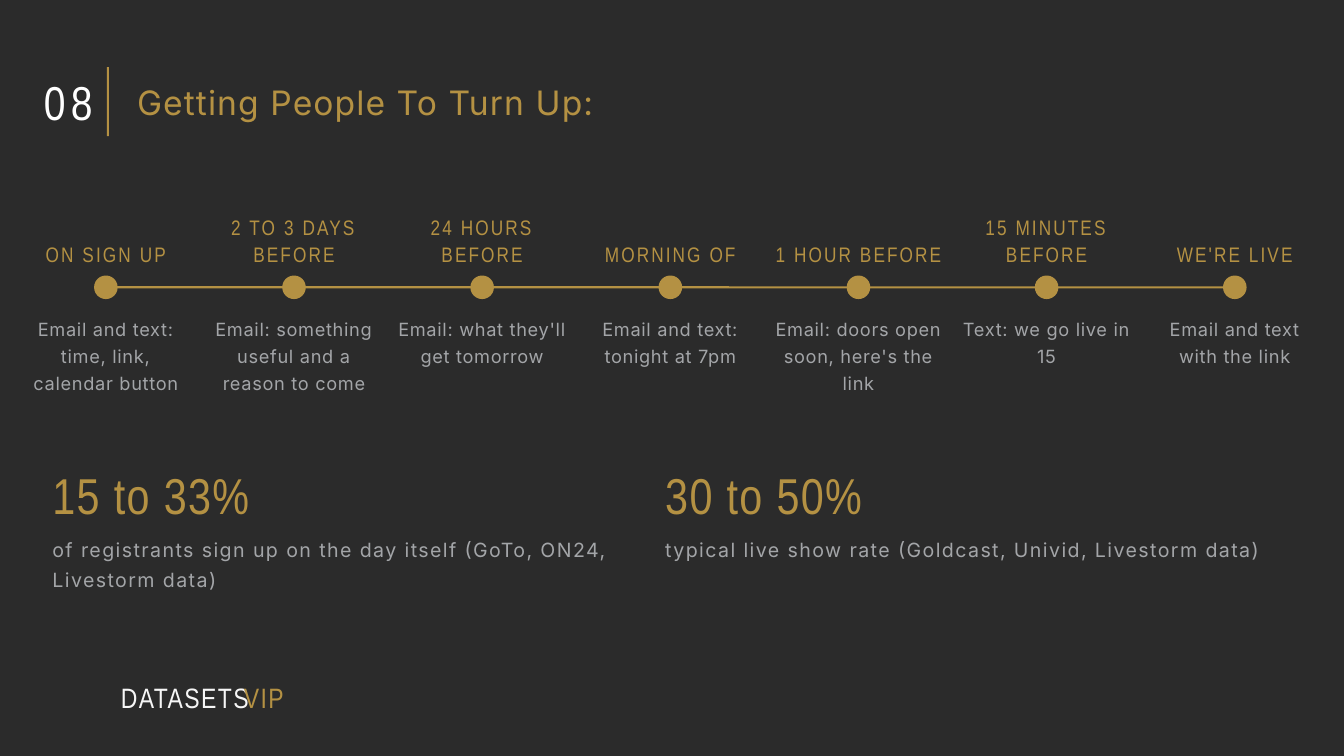
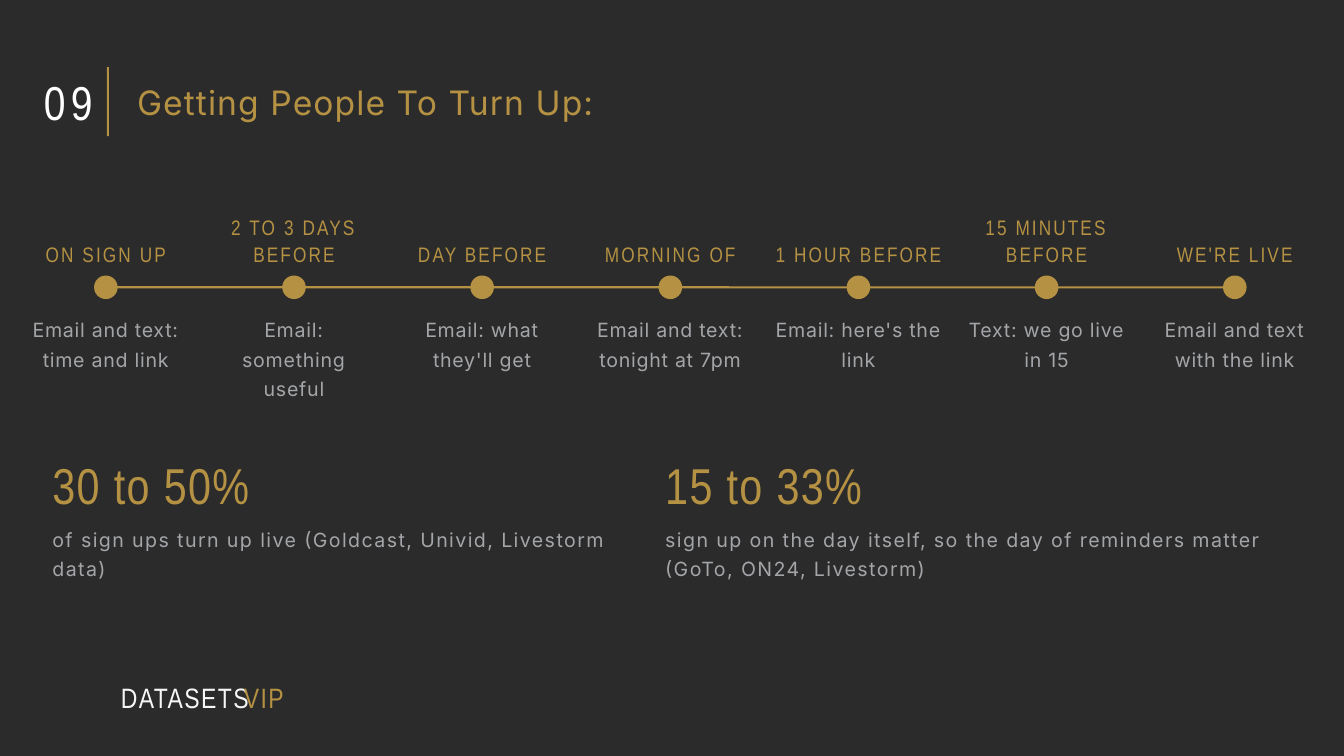
Before and after one commit to NMD2K15/nayscale-landing, a slide deck: slide 12 of vip/webinar-growth-specialist/The Webinar Growth Specialist.pptx (slide 10 before the commit). Drawn at 1344x756 pixels with LibreOffice and Linux fonts; fonts in the diff are those of the drawing; background and template pictures are left out; a plain dark background stands for a picture behind light text. Boxes give left, top, right and bottom in pixels: in the first picture for what was removed or moved away, otherwise in the second. Text is boxed around its words. In the diff, an @@ line names an element or a change of style, - is before the commit and + after.

```diff
--- a/vip/webinar-growth-specialist/The Webinar Growth Specialist.pptx
+++ b/vip/webinar-growth-specialist/The Webinar Growth Specialist.pptx
@@ text at bbox=[44, 87, 93, 121]: text changed @@
-08
+09
@@ text at bbox=[431, 220, 452, 235]: text changed @@
-24 HOURS BEFORE
+DAY BEFORE
@@ text at bbox=[33, 322, 178, 367]: text changed; size 13 to 14 pt @@
-Email and text: time, link, calendar button
+Email and text: time and link
@@ text at bbox=[242, 322, 345, 396]: text changed; size 13 to 14 pt @@
-Email: something useful and a reason to come
+Email: something useful
@@ text at bbox=[425, 322, 538, 371]: text changed; size 13 to 14 pt @@
-Email: what they'll get tomorrow
+Email: what they'll get
@@ text at bbox=[776, 322, 940, 367]: text changed; size 13 to 14 pt @@
-Email: doors open soon, here's the link
+Email: here's the link
@@ size 13 to 14 pt in 3 elements at bbox=[597, 322, 742, 371], bbox=[969, 322, 1124, 367], bbox=[1165, 322, 1304, 367] @@
@@ text at bbox=[52, 469, 249, 505]: text changed @@
-15 to 33%
+30 to 50%
@@ text at bbox=[665, 469, 862, 505]: text changed @@
-30 to 50%
+15 to 33%
@@ text at bbox=[52, 531, 603, 579]: text changed @@
-of registrants sign up on the day itself (GoTo, ON24, Livestorm data)
+of sign ups turn up live (Goldcast, Univid, Livestorm data)
@@ text at bbox=[665, 532, 1259, 579]: text changed @@
-typical live show rate (Goldcast, Univid, Livestorm data)
+sign up on the day itself, so the day of reminders matter (GoTo, ON24, Livestorm)
```
Also in this commit, not shown: 30 other slides changed, 12 slides added, 8 slides removed, 5 other files.
